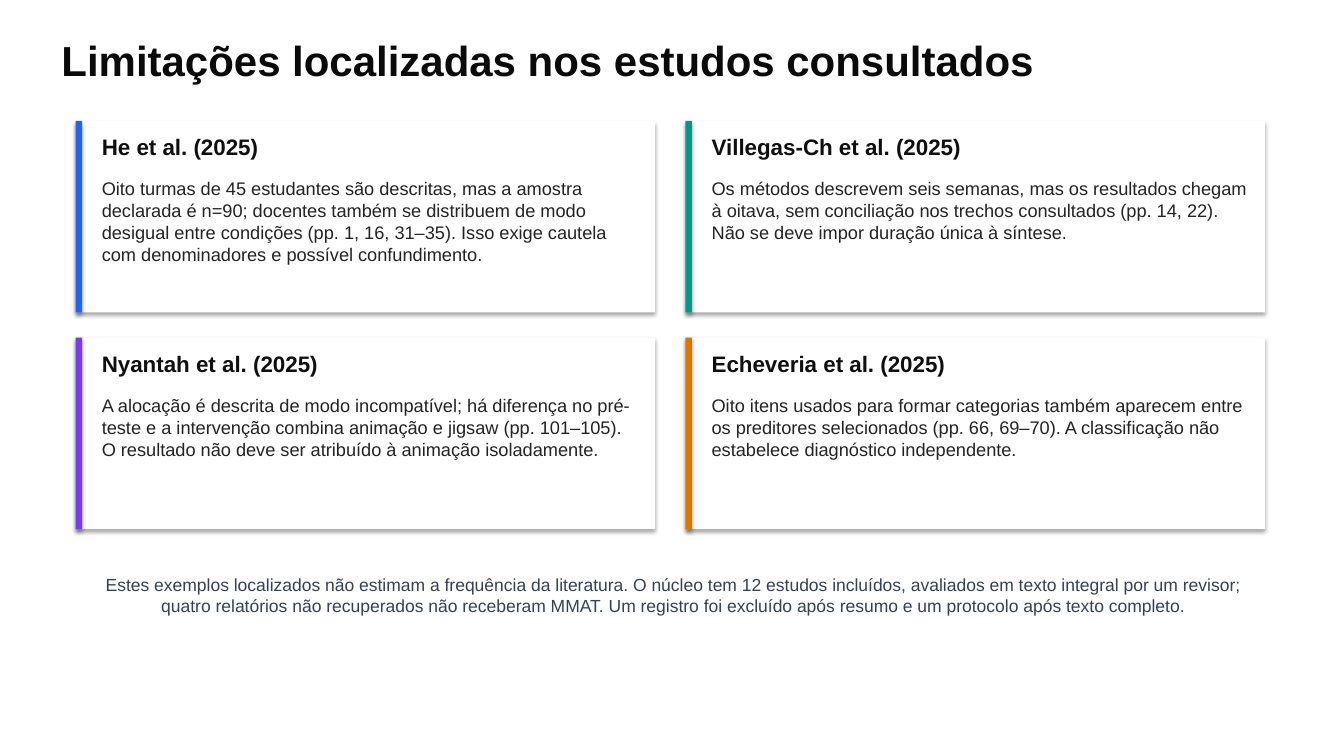
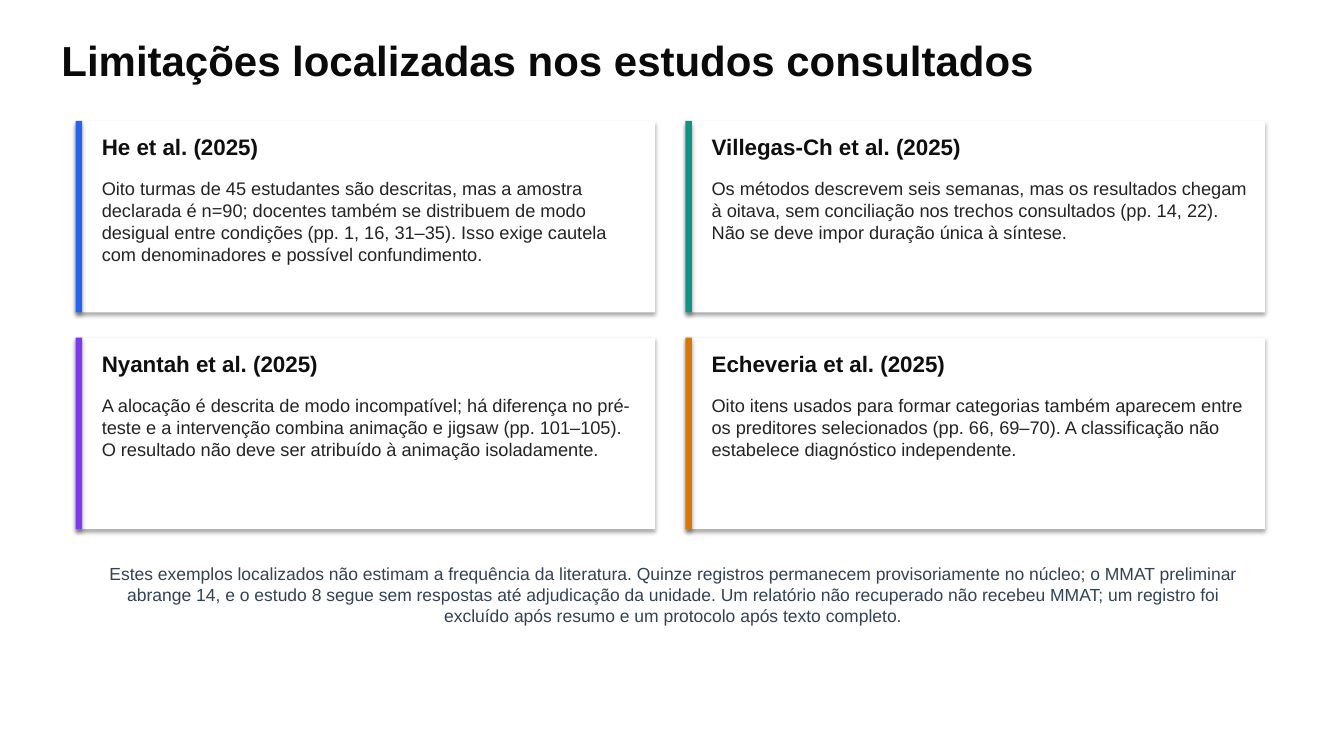
Before and after one commit to thalesfb/ccw, a slide deck: slide 15 of results/tcc/presentation/ensino_personalizado_de_matematica_tcc.pptx. Drawn at 1344x756 pixels with LibreOffice and Linux fonts; fonts in the diff are those of the drawing. Boxes give left, top, right and bottom in pixels: in the first picture for what was removed or moved away, otherwise in the second. Text is boxed around its words. In the diff, an @@ line names an element or a change of style, - is before the commit and + after.

Commit message:
:books: docs(tcc): sync defense deck and public pages
Publish the reviewed MMAT state across the canonical deck, editable export, navigation, and reader-facing pages while preserving the distinction between the TCC and the earlier PTC presentation.

```diff
--- a/results/tcc/presentation/ensino_personalizado_de_matematica_tcc.pptx
+++ b/results/tcc/presentation/ensino_personalizado_de_matematica_tcc.pptx
@@ text at (x1=109, y1=567, x2=1237, y2=626): text changed @@
-Estes exemplos localizados não estimam a frequência da literatura. O núcleo tem 12 estudos incluídos, avaliados em texto integral por um revisor; quatro relatórios não recuperados não receberam MMAT. Um registro foi excluído após resumo e um protocolo após texto completo.
+Estes exemplos localizados não estimam a frequência da literatura. Quinze registros permanecem provisoriamente no núcleo; o MMAT preliminar abrange 14, e o estudo 8 segue sem respostas até adjudicação da unidade. Um relatório não recuperado não recebeu MMAT; um registro foi excluído após resumo e um protocolo após texto completo.
```
Also in this commit, not shown: 5 other slides changed, 13 other files.
